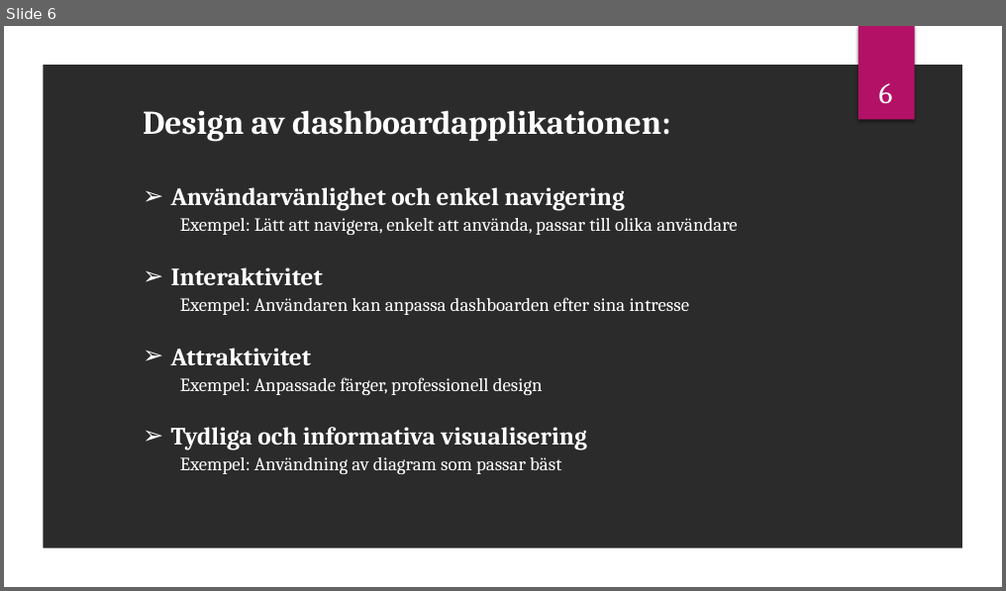
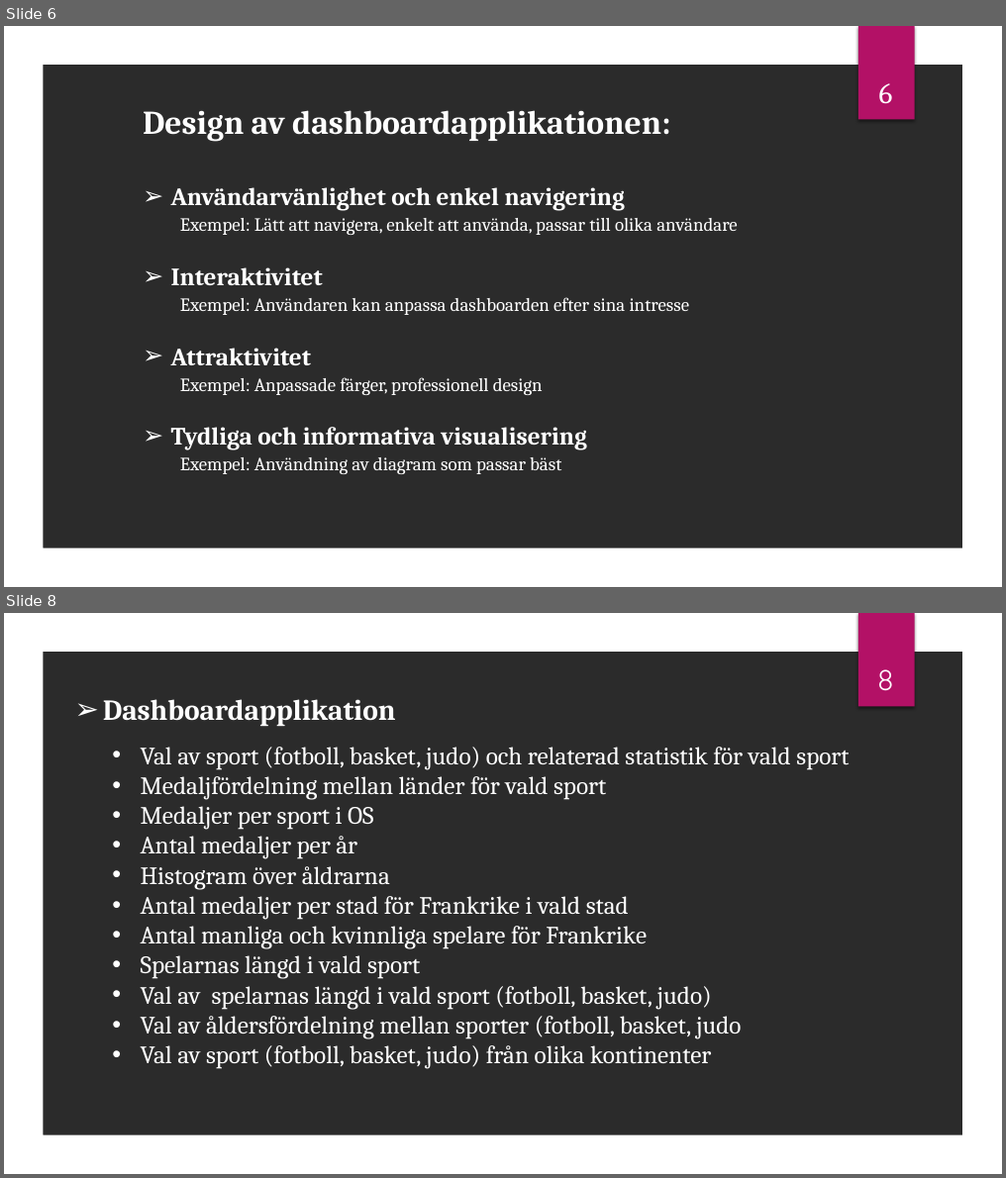
Before and after one commit to Filip5050/Seminarium_OS, a slide deck: Presentation_OS.pptx. Shown one above the other, each under a label of ours: slide 6 before the commit, slides 6 and 8 after it; the slides between them are not shown. The pictures are 1006x591 and 1006x1178 pixels, drawn with LibreOffice and Linux fonts; fonts in the diff are those of the drawing; background and template pictures are left out; a plain dark background stands for a picture behind light text. Boxes give left, top, right and bottom in pixels: in the first picture for what was removed or moved away, otherwise in the second. Text is boxed around its words. In the diff, an @@ line names an element or a change of style, - is before the commit and + after.

Commit message:
Dashboard delen

```diff
--- a/Presentation_OS.pptx
+++ b/Presentation_OS.pptx
@@ slide 8 added at (x1=4, y1=613, x2=1002, y2=1174), background picture (left out); not listed: 2 template elements that a slide beside it also shows @@
@@ page number added at (x1=877, y1=669, x2=894, y2=691), 28 pt, text #FFFFFF @@
+8
@@ text added at (x1=103, y1=699, x2=848, y2=1069), 24 pt, text #FFFFFF @@
+➢ Dashboardapplikation
+  • Val av sport (fotboll, basket, judo) och relaterad statistik för vald sport
+  • Medaljfördelning mellan länder för vald sport
+  • Medaljer per sport i OS
+  • Antal medaljer per år
+  • Histogram över åldrarna
+  • Antal medaljer per stad för Frankrike i vald stad
+  • Antal manliga och kvinnliga spelare för Frankrike
+  • Spelarnas längd i vald sport
+  • Val av spelarnas längd i vald sport (fotboll, basket, judo)
+  • Val av åldersfördelning mellan sporter (fotboll, basket, judo
+  • Val av sport (fotboll, basket, judo) från olika kontinenter
```
Also in this commit, not shown: 1 slide changed.
